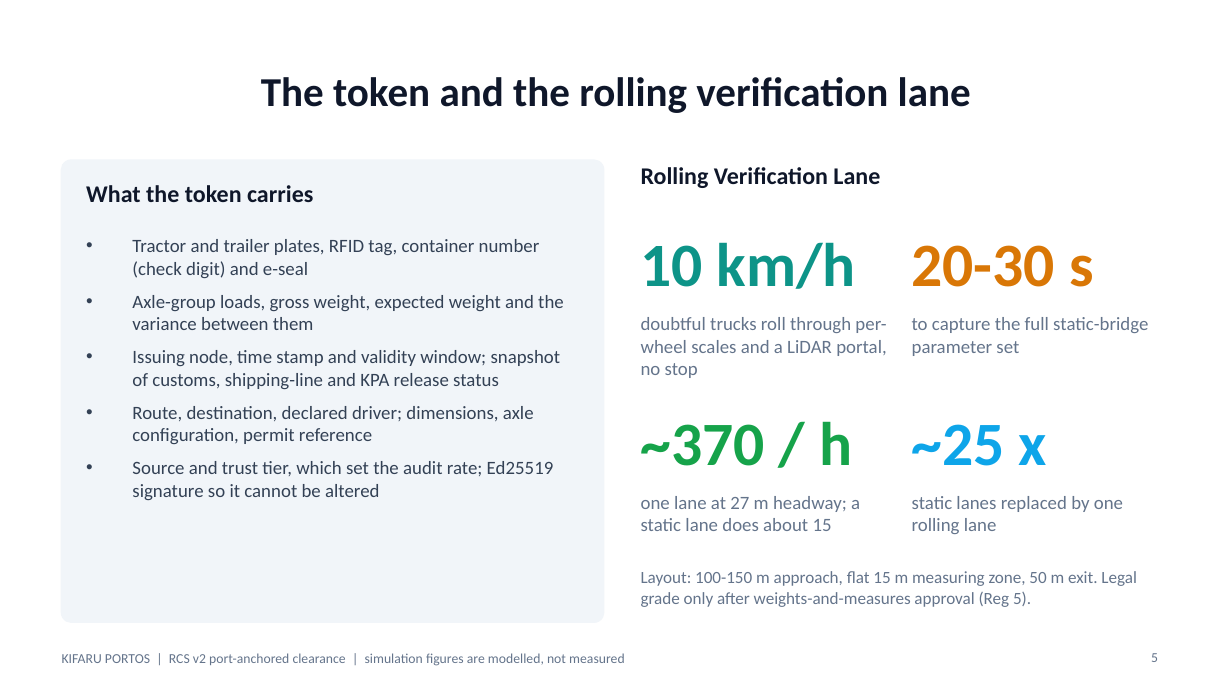
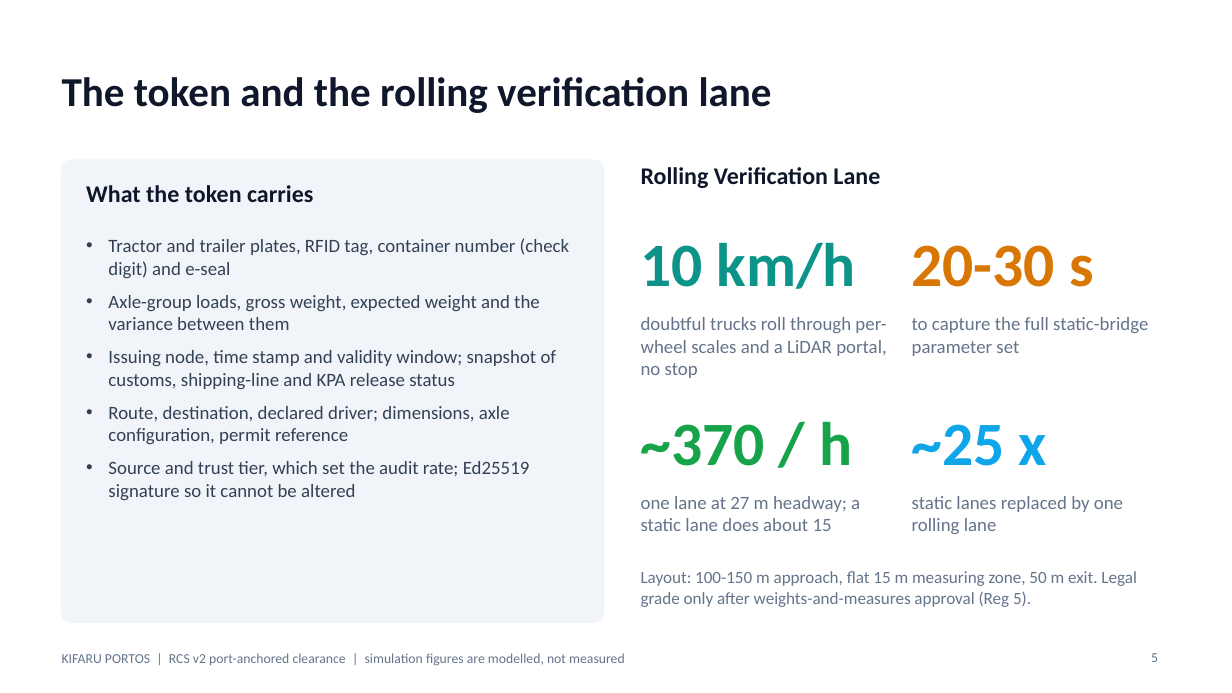
Before and after one commit to Jrjunior-mk/KIFARU-PORTOS-1.0, a slide deck: slide 5 of docs/07-proposal/KIFARU-PORTOS-Proposal-Deck.pptx. Drawn at 1232x693 pixels with LibreOffice and Linux fonts; fonts in the diff are those of the drawing. Boxes give left, top, right and bottom in pixels: in the first picture for what was removed or moved away, otherwise in the second. Text is boxed around its words. In the diff, an @@ line names an element or a change of style, - is before the commit and + after.

```diff
--- a/docs/07-proposal/KIFARU-PORTOS-Proposal-Deck.pptx
+++ b/docs/07-proposal/KIFARU-PORTOS-Proposal-Deck.pptx
@@ title "The token and the rolling ..." at bbox=[62, 77, 772, 113]: alignment centre to left @@
@@ text "Tractor and trailer plates, RFID ..." at bbox=[108, 238, 569, 500]: indent changed @@
```
Also in this commit, not shown: 15 other slides changed, 1 other file.
